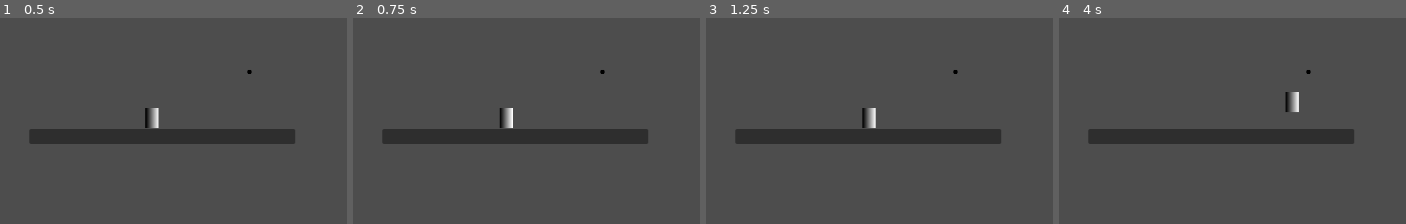
Above: before the commit, frames 1-4 (left to right).
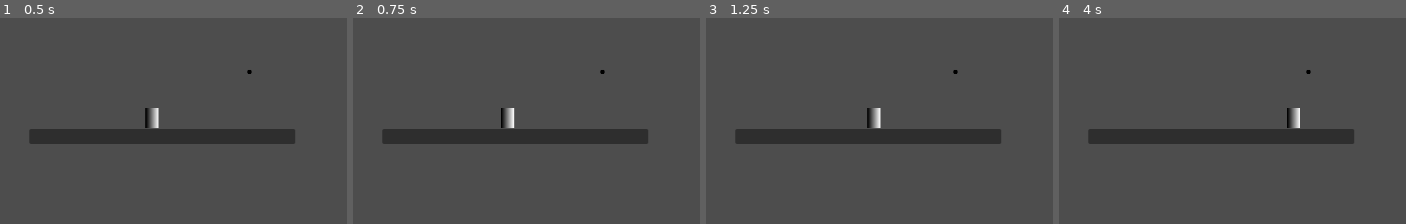
Above: after the commit, the same moments.

Repository: RichardMJaks/gamecamp-2025
Game: Godot game, scene res://debug.tscn
Same seed, same stepped clock (60 frames per second), same inputs: the game is played once before the commit and once after it.
Inputs:
- Up to frame 1 (0.5 s): no input
- Up to frame 2 (0.75 s): hold D (m_right) from 0.53 s (still down)
- Up to frame 3 (1.25 s): keep holding D (m_right); tap Space (m_jump) at 0.77 s
- Up to frame 4 (4 s): tap Space (m_jump) at 1.52, 3.02, 3.77 s; release D (m_right) at 2.03 s; hold A (m_left) 2.03-2.78 s; hold D (m_right) from 2.78 s (still down)

Frame 1 is identical in both runs. In frame 2, 0.4% of the frame differs, in the area x 42-47%, y 43-54%; in frame 3, 0.5%; in frame 4, 0.6%, in the area x 65-70%, y 35-54%.

Commit message:
added player controller and magnets

Diff:
--- a/debug.tscn
+++ b/debug.tscn
@@ -23,9 +23,11 @@
 [node name="Player" parent="." instance=ExtResource("1_1uwqr")]
 position = Vector2(549, 438)
 speed = 36.335
-acceleration_time = 0.56
-deceleration_time = 0.175
+acceleration_time = 0.235
+deceleration_time = 0.31
 jump_height = 21.72
 
 [node name="Magnet" parent="." instance=ExtResource("2_lvjdj")]
 position = Vector2(689, 429)
+radius = 1.41
+strength = 3.13
--- a/globals/global_vars.gd
+++ b/globals/global_vars.gd
@@ -2,3 +2,4 @@
 
 # Standard Unit
 var su: float = 30
+enum POLE {SOUTH = -1, NORTH = 1}
--- a/magnet/magnet.gd
+++ b/magnet/magnet.gd
@@ -1,9 +1,10 @@
-@tool
 extends Node2D
 class_name Magnet
 
-var su = GlobalVars.su
+@onready var su = GlobalVars.su
+@export var pole: GlobalVars.POLE = GlobalVars.POLE.NORTH
 @export var radius: float = 1
+@export var strength: float = 1
 @onready var effect_range: Area2D = %MagnetRange
 
 func _process(_delta: float) -> void:
@@ -11,12 +12,7 @@
     effect_range.get_child(0).shape.radius = radius * su
 
 
-
-
 func _on_range_entered(area:Area2D) -> void:
-    if Engine.is_editor_hint():
-        return
-
     var a_owner = area.owner
     if not a_owner is Player:
         return
@@ -25,9 +21,6 @@
 
 
 func _on_range_exited(area:Area2D) -> void:
-    if Engine.is_editor_hint():
-        return
-
     var a_owner = area.owner
     if not a_owner is Player:
         return
--- a/player/player_controller.gd
+++ b/player/player_controller.gd
@@ -1,5 +1,7 @@
 extends CharacterBody2D
 class_name Player
+
+@onready var su = GlobalVars.su
 
 var being_attracted: bool = false
 var magnets: Array[Magnet] = []
@@ -11,6 +13,8 @@
 
 var accel_time_delta: float = 0
 
+var current_pole: GlobalVars.POLE = GlobalVars.POLE.NORTH
+
 func _ready() -> void:
 	pass
 
@@ -21,12 +25,19 @@
 	if not being_attracted and not is_on_floor():
 		velocity.y += get_gravity().y * delta
 
+	# Attraction
 	if being_attracted:
 		var self_pos := global_position
-		for magnet in magnets:
+		for magnet: Magnet in magnets:
 			var magnet_pos := magnet.global_position
-			var attraction_dir = magnet_pos - self_pos
-			velocity += attraction_dir * 200 * delta
+			var attraction_vector = self_pos - magnet_pos
+			print(attraction_vector)
+			var magnet_pole: GlobalVars.POLE = magnet.pole
+			var attraction_dir: int = magnet_pole * current_pole
+
+			var magnet_strength = magnet.strength * su
+
+			velocity += attraction_vector * attraction_dir * magnet_strength * delta
 
 	# Movement
 	if dir:
@@ -35,7 +46,7 @@
 			velocity.x += dir * acceleration * delta
 	else:
 		var deceleration = speed / deceleration_time
-		velocity.x = move_toward(velocity.x, 0, deceleration)
+		velocity.x = move_toward(velocity.x, 0, deceleration * delta)
 
 	if Input.is_action_just_pressed(&"m_jump") and is_on_floor():
 		velocity.y -= _get_jump_height(jump_height)
